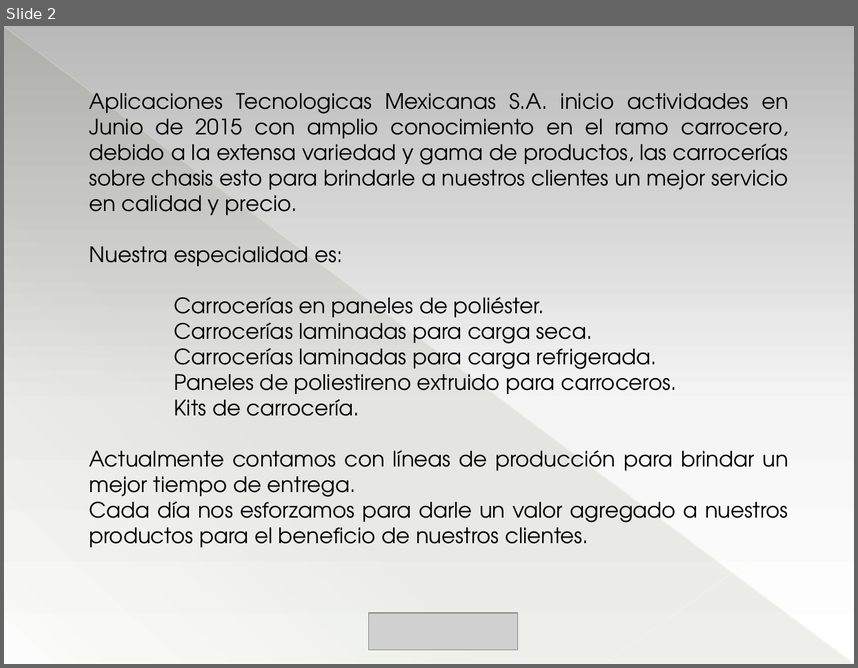
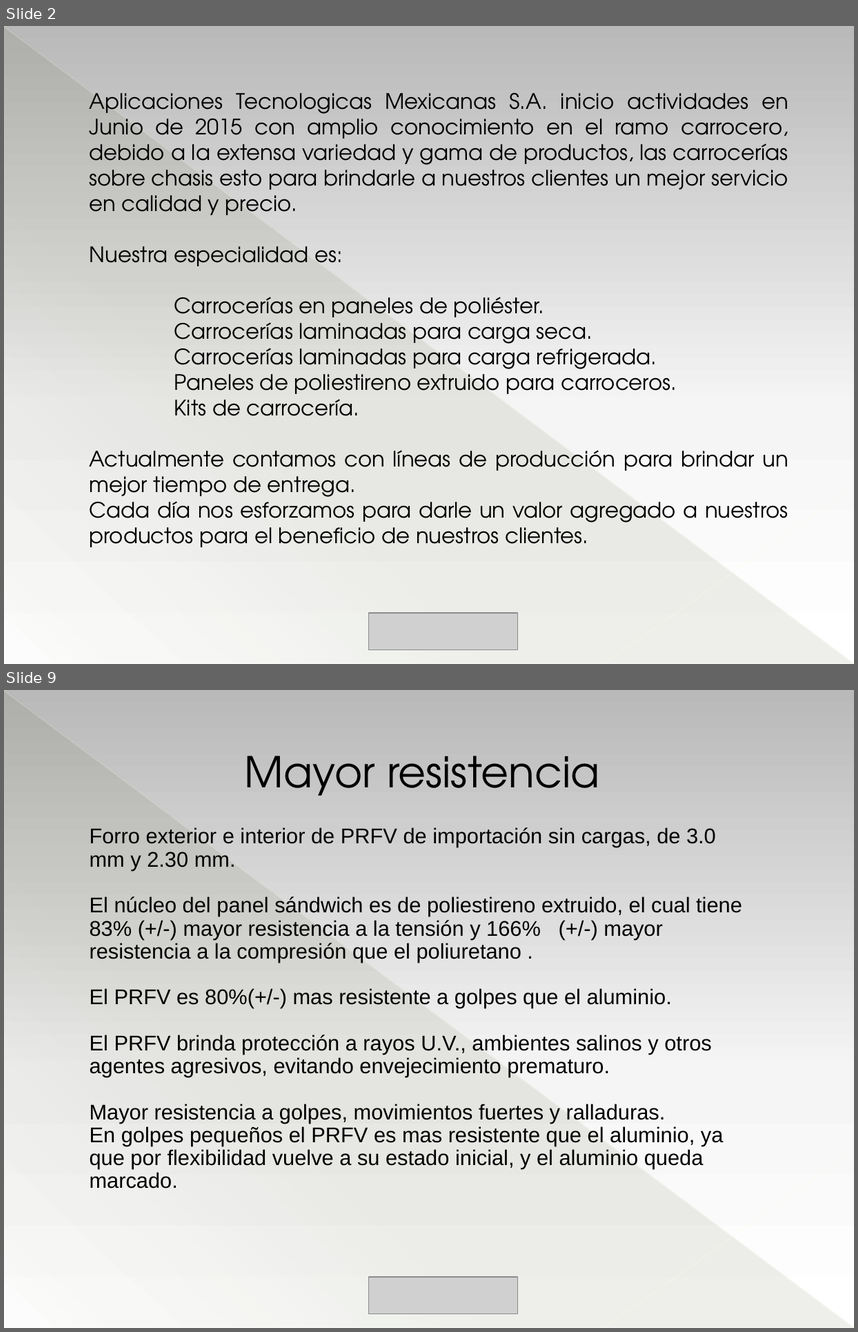
Before and after one commit to aptemex/visuales, a slide deck: Presentacion/PresentacionAptemex.pptm. Shown one above the other, each under a label of ours: slide 2 before the commit, slides 2 and 9 after it; the slides between them are not shown. The pictures are 858x668 and 858x1332 pixels, drawn with LibreOffice and Linux fonts; fonts in the diff are those of the drawing; grey boxes stand for pictures. Boxes give left, top, right and bottom in pixels: in the first picture for what was removed or moved away, otherwise in the second. Text is boxed around its words. In the diff, an @@ line names an element or a change of style, - is before the commit and + after.

```diff
--- a/Presentacion/PresentacionAptemex.pptm
+++ b/Presentacion/PresentacionAptemex.pptm
@@ slide 9 added at bbox=[4, 690, 854, 1328], background gradient #B9B9B9 to #F6F6F6 to #FFFFFF; not listed: 3 template elements that a slide beside it also shows @@
@@ text added at bbox=[245, 756, 599, 796], 36 pt, text #000000 @@
+Mayor resistencia
@@ text added at bbox=[90, 827, 742, 1188], 18 pt, text #000000 @@
+Forro exterior e interior de PRFV de importación sin cargas, de 3.0 mm y 2.30 mm.
+El núcleo del panel sándwich es de poliestireno extruido, el cual tiene 83% (+/-) mayor resistencia a la tensión y 166% (+/-) mayor resistencia a la compresión que el poliuretano .
+El PRFV es 80%(+/-) mas resistente a golpes que el aluminio.
+El PRFV brinda protección a rayos U.V., ambientes salinos y otros agentes agresivos, evitando envejecimiento prematuro.
+Mayor resistencia a golpes, movimientos fuertes y ralladuras.
+En golpes pequeños el PRFV es mas resistente que el aluminio, ya que por flexibilidad vuelve a su estado inicial, y el aluminio queda marcado.
@@ picture added at bbox=[369, 1276, 517, 1313] @@
```
Also in this commit, not shown: 1 slide changed, 16 other slides added, 6 slides removed, 2 other files.
